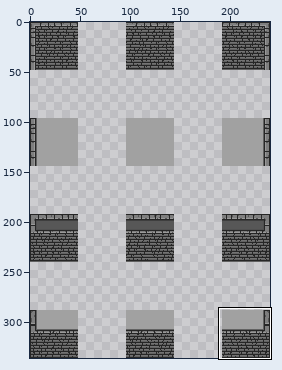
Two versions of one sprite sheet, Smaug4/Assets/_Game/Arts/Tilesets/tileset_medieval.png. The first picture is a wide view before the edit; the outline marks the close-up.
Close-up. As it was:
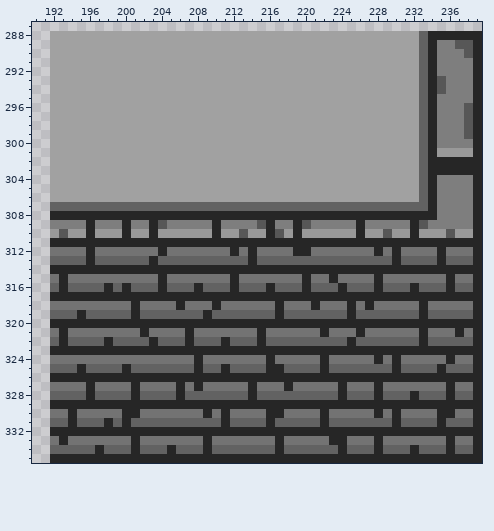
The file is 240x336 pixels. Colours within 5 levels of each other are drawn and written as one. Shown: x 190..239, y 287..335. The commit also changed other parts of the picture, which this record leaves out.
After:
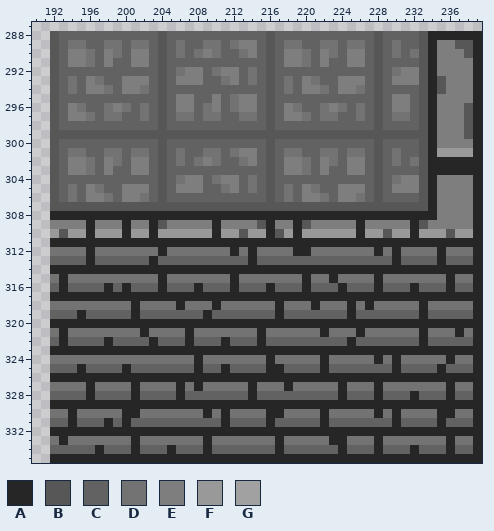
Palette (. is transparent): A #262626  B #575757  C #626262  D #737373  E #7e7e7e  F #999999  G #a1a1a1
Diff:
{"y":288,"x":192,"old":"GGGGGGGGGGGGGGGGGGGGGGGGGGGGGGGGGGGGGGGGGC","new":"BCCCCCCCCCCCBCCCCCCCCCCCBCCCCCCCCCCCBCCCCB"}
{"y":289,"x":192,"old":"GGGGGGGGGGGGGGGGGGGGGGGGGGGGGGGGGGGGGGGGGC","new":"BCDDCCDDCDDCBCDCCDDCDEECBCDDCCDDCDDCBCDCCB"}
{"y":290,"x":192,"old":"GGGGGGGGGGGGGGGGGGGGGGGGGGGGGGGGGGGGGGGGGC","new":"BCEEDCEDCEECBCDCDEDCCDECBCEEDCEDCEECBCDCDB"}
{"y":291,"x":192,"old":"GGGGGGGGGGGGGGGGGGGGGGGGGGGGGGGGGGGGGGGGGC","new":"BCEEDCECCEECBCCCCCCCCCCCBCEEDCECCEECBCCCCB"}
{"y":292,"x":192,"old":"GGGGGGGGGGGGGGGGGGGGGGGGGGGGGGGGGGGGGGGGGC","new":"BCCCCCCCCCCCBCDEECDEECDCBCCCCCCCCCCCBCDEEB"}
{"y":293,"x":192,"old":"GGGGGGGGGGGGGGGGGGGGGGGGGGGGGGGGGGGGGGGGGC","new":"BCDCEDCCEEECBCEEECCDECDCBCDCEDCCEEECBCEEEB"}
{"y":294,"x":192,"old":"GGGGGGGGGGGGGGGGGGGGGGGGGGGGGGGGGGGGGGGGGC","new":"BCDCEEDCEEDCBCCCCCCCCCCCBCDCEEDCEEDCBCCCCB"}
{"y":295,"x":192,"old":"GGGGGGGGGGGGGGGGGGGGGGGGGGGGGGGGGGGGGGGGGC","new":"BCCCCCCCCCCCBCEECCECDEECBCCCCCCCCCCCBCEECB"}
{"y":296,"x":192,"old":"GGGGGGGGGGGGGGGGGGGGGGGGGGGGGGGGGGGGGGGGGC","new":"BCEDCCDEDCDCBCEECDECDEECBCEDCCDEDCDCBCEECB"}
{"y":297,"x":192,"old":"GGGGGGGGGGGGGGGGGGGGGGGGGGGGGGGGGGGGGGGGGC","new":"BCEEDCDDCCDCBCDDCDDCCDDCBCEEDCDDCCDCBCDDCB"}
{"y":298,"x":192,"old":"GGGGGGGGGGGGGGGGGGGGGGGGGGGGGGGGGGGGGGGGGC","new":"BCCCCCCCCCCCBCCCCCCCCCCCBCCCCCCCCCCCBCCCCB"}
{"y":299,"x":192,"old":"GGGGGGGGGGGGGGGGGGGGGGGGGGGGGGGGGGGGGGGGGC","new":"BBBBBBBBBBBBBBBBBBBBBBBBBBBBBBBBBBBBBBBBBB"}
{"y":300,"x":192,"old":"GGGGGGGGGGGGGGGGGGGGGGGGGGGGGGGGGGGGGGGGGC","new":"BCCCCCCCCCCCBCCCCCCCCCCCBCCCCCCCCCCCBCCCCB"}
{"y":301,"x":192,"old":"GGGGGGGGGGGGGGGGGGGGGGGGGGGGGGGGGGGGGGGGGC","new":"BCDDCCDDCDDCBCDCCDDCDEECBCDDCCDDCDDCBCDCCB"}
{"y":302,"x":192,"old":"GGGGGGGGGGGGGGGGGGGGGGGGGGGGGGGGGGGGGGGGGC","new":"BCEEDCEDCEECBCDCDEDCCDECBCEEDCEDCEECBCDCDB"}
{"y":303,"x":192,"old":"GGGGGGGGGGGGGGGGGGGGGGGGGGGGGGGGGGGGGGGGGC","new":"BCEEDCECCEECBCCCCCCCCCCCBCEEDCECCEECBCCCCB"}
{"y":304,"x":192,"old":"GGGGGGGGGGGGGGGGGGGGGGGGGGGGGGGGGGGGGGGGGC","new":"BCCCCCCCCCCCBCDEECDEECDCBCCCCCCCCCCCBCDEEB"}
{"y":305,"x":192,"old":"GGGGGGGGGGGGGGGGGGGGGGGGGGGGGGGGGGGGGGGGGC","new":"BCDCEDCCEEECBCEEECCDECDCBCDCEDCCEEECBCEEEB"}
{"y":306,"x":192,"old":"GGGGGGGGGGGGGGGGGGGGGGGGGGGGGGGGGGGGGGGGGC","new":"BCDCEEDCEEDCBCCCCCCCCCCCBCDCEEDCEEDCBCCCCB"}
{"y":307,"x":192,"old":"CCCCCCCCCCCCCCCCCCCCCCCCCCCCCCCCCCCCCCCCCC","new":"BBBBBBBBBBBBBBBBBBBBBBBBBBBBBBBBBBBBBBBBBB"}
{"label":"changed","picture_box":[50,31,428,211]}
